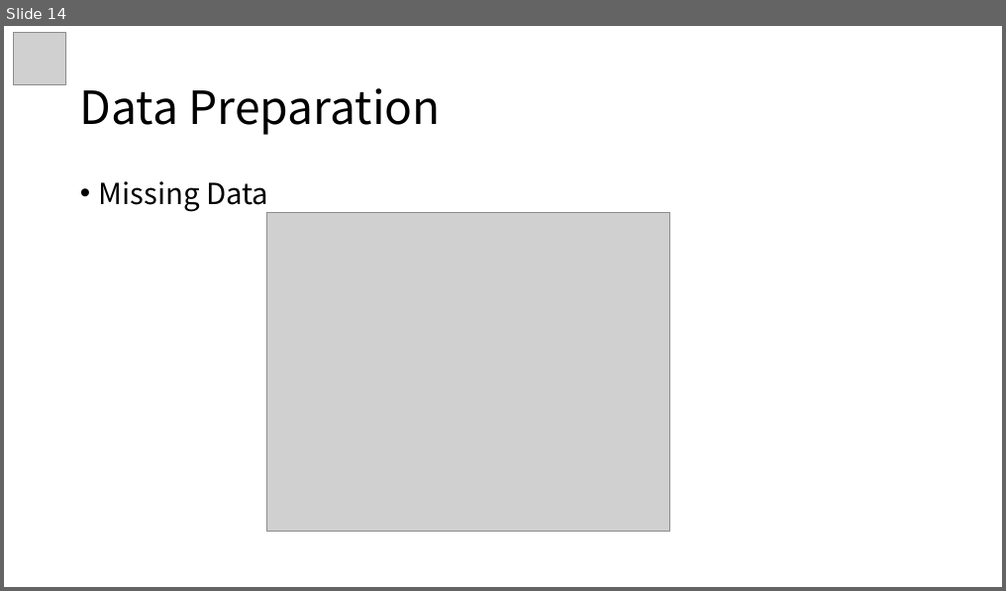
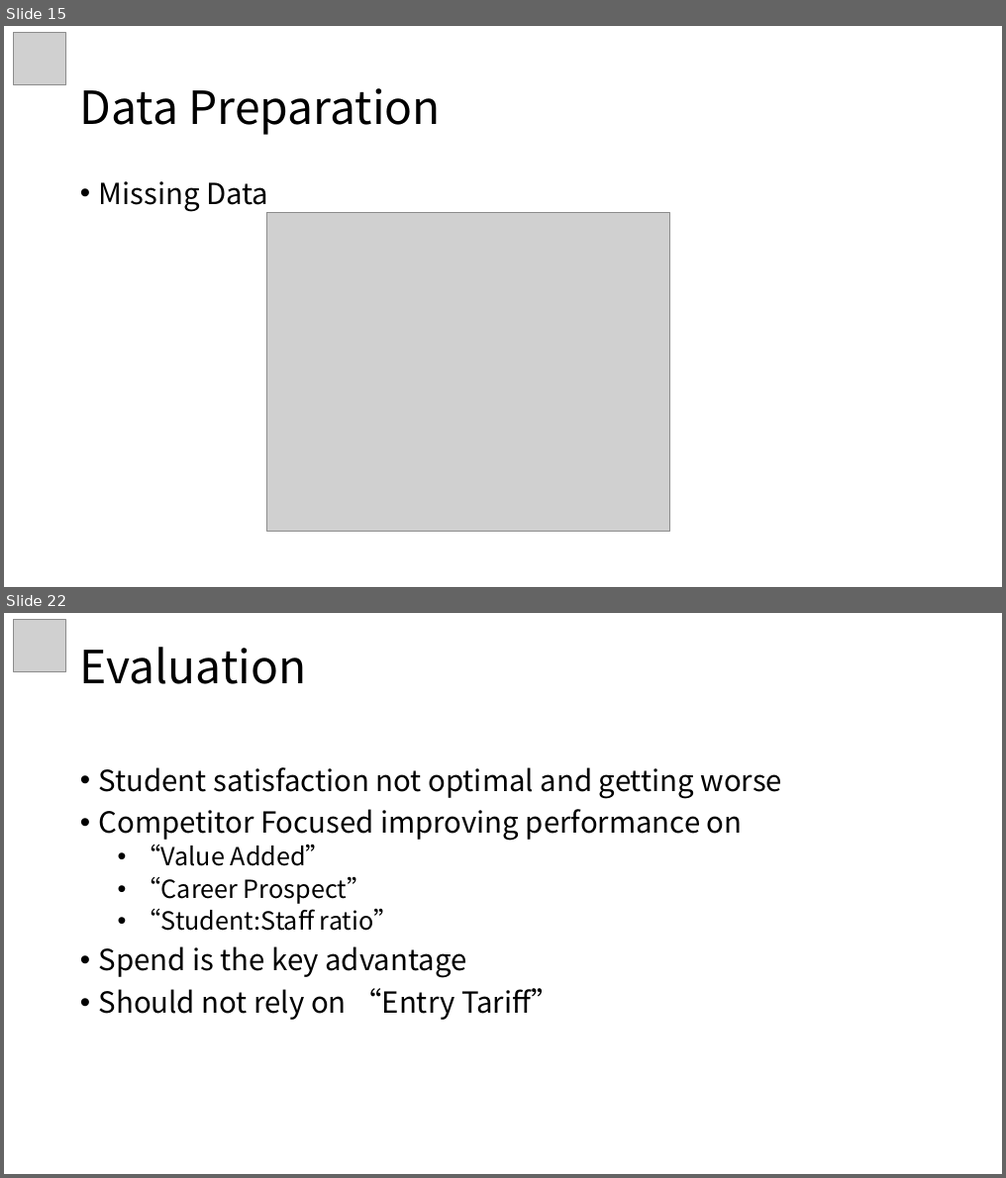
Before and after one commit to ziqing97/BilligenceCaseStudyUkUni, a slide deck: vortrag/Vortrag.pptx. Shown one above the other, each under a label of ours: slide 14 before the commit, slides 15 and 22 after it; the slides between them are not shown. The pictures are 1006x591 and 1006x1178 pixels, drawn with LibreOffice and Linux fonts; fonts in the diff are those of the drawing; grey boxes stand for pictures. Boxes give left, top, right and bottom in pixels: in the first picture for what was removed or moved away, otherwise in the second. Text is boxed around its words. In the diff, an @@ line names an element or a change of style, - is before the commit and + after.

```diff
--- a/vortrag/Vortrag.pptx
+++ b/vortrag/Vortrag.pptx
@@ slide 22 added at [4,613,1002,1174], background #FFFFFF @@
@@ picture added at [13,619,65,671] @@
@@ title added at [80,647,307,684], 44 pt, text #000000 @@
+Evaluation
@@ text added at [99,767,783,1020], 28 pt, text #000000 @@
+• Student satisfaction not optimal and getting worse
+• Competitor Focused improving performance on
+  • “Value Added”
+  • “Career Prospect”
+  • “Student:Staff ratio”
+• Spend is the key advantage
+• Should not rely on “Entry Tariff”
@@ what was slide 14 is now slide 15 @@
```
Also in this commit, not shown: 5 slides changed, 7 other slides added, 2 slides removed.
